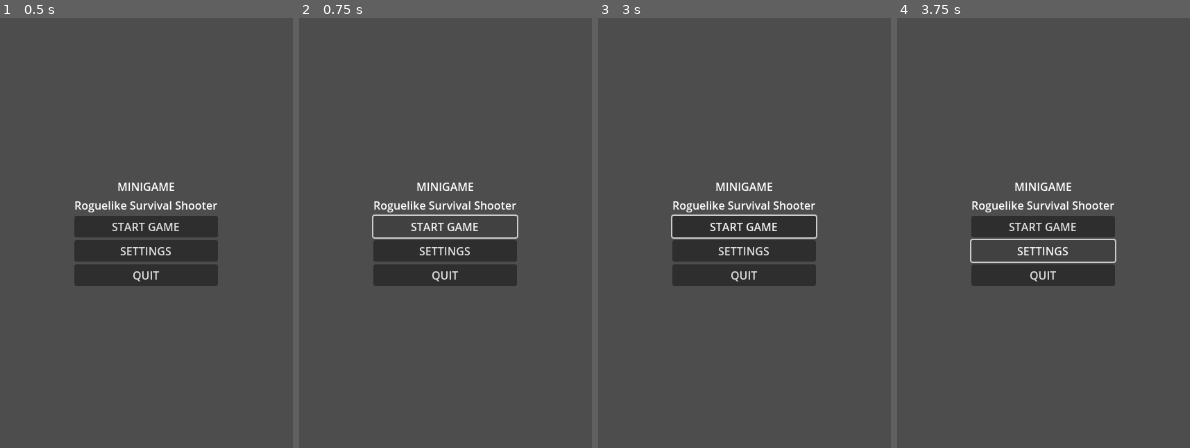
Above: before the commit, frames 1-4 (left to right).
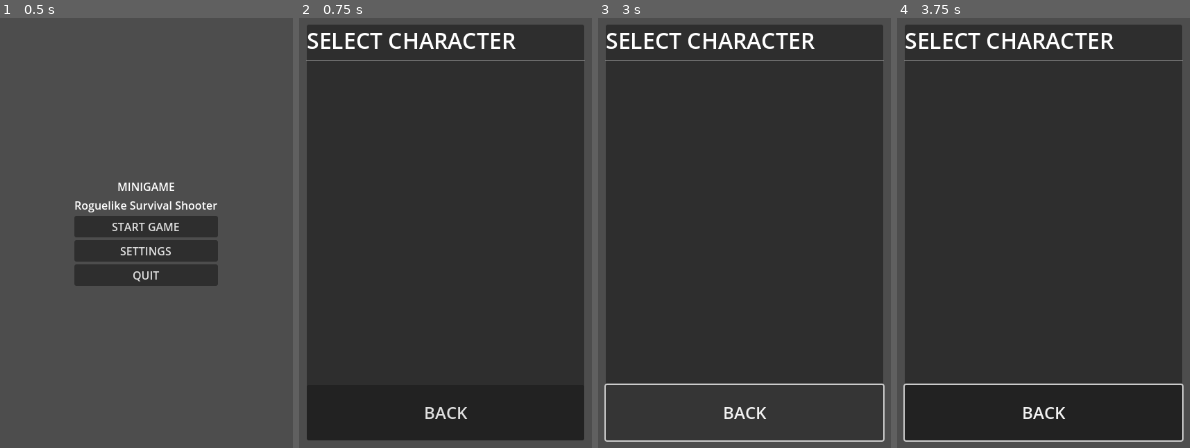
Above: after the commit, the same moments.

Repository: pengjipan/godot-minigame
Game: Godot game, scene res://scenes/menus/main_menu.tscn
Same seed, same stepped clock (60 frames per second), same inputs: the game is played once before the commit and once after it.
Inputs (mouse positions are in pixels of both pictures, inside the frame that each line leads up to):
- Up to frame 1 (0.5 s): no input
- Up to frame 2 (0.75 s): click "START GAME" at 0.5 s
- Up to frame 3 (3 s): click (744, 228) at 1.25 s, where only the run before the commit has a clickable "START GAME"; click (744, 228) at 2 s, where only the run before the commit has a clickable "START GAME"; click (744, 413) at 2.75 s, where only the run after the commit has a clickable "BACK"
- Up to frame 4 (3.75 s): click (1043, 250) at 3.5 s, where only the run before the commit has a clickable "SETTINGS"

Frame 1 is identical in both runs. In frame 2, 84% of the frame differs, in the area x 2-98%, y 1-99%; in frame 3, 73%; in frame 4, 85%.

Commit message:
Fix all remaining scene files missing ext_resource id attributes

Diff:
--- a/scenes/menus/character_select.tscn
+++ b/scenes/menus/character_select.tscn
@@ -1,11 +1,11 @@
 [gd_scene load_steps=2 format=3 uid="uid://d2opzppsx"]
 
-[ext_resource type="Script" path="res://scenes/menus/character_select.gd"]
+[ext_resource type="Script" path="res://scenes/menus/character_select.gd" id="1"]
 
 [node name="CharacterSelect" type="Control"]
 anchor_right = 1.0
 anchor_bottom = 1.0
-script = ExtResource("res://scenes/menus/character_select.gd")
+script = ExtResource("1")
 
 [node name="PanelContainer" type="PanelContainer" parent="."]
 anchor_left = 0.5
--- a/scenes/menus/game_over.tscn
+++ b/scenes/menus/game_over.tscn
@@ -1,11 +1,11 @@
 [gd_scene load_steps=2 format=3 uid="uid://d1a2q1t3h"]
 
-[ext_resource type="Script" path="res://scenes/menus/game_over.gd"]
+[ext_resource type="Script" path="res://scenes/menus/game_over.gd" id="1"]
 
 [node name="GameOver" type="Control"]
 anchor_right = 1.0
 anchor_bottom = 1.0
-script = ExtResource("res://scenes/menus/game_over.gd")
+script = ExtResource("1")
 
 [node name="PanelContainer" type="PanelContainer" parent="."]
 anchor_left = 0.5
--- a/scenes/tests/test_weapon_firing.tscn
+++ b/scenes/tests/test_weapon_firing.tscn
@@ -1,16 +1,16 @@
 [gd_scene load_steps=4 format=3 uid="uid://bd8ygvqd1"]
 
-[ext_resource type="PackedScene" uid="uid://d2aaxyc2c63qb" path="res://scenes/player/player.tscn"]
-[ext_resource type="PackedScene" uid="uid://c6t4v8h8h" path="res://scenes/weapons/weapon_base.tscn"]
-[ext_resource type="Script" path="res://scenes/tests/test_weapon_firing.gd"]
+[ext_resource type="PackedScene" uid="uid://d2aaxyc2c63qb" path="res://scenes/player/player.tscn" id="1"]
+[ext_resource type="PackedScene" uid="uid://c6t4v8h8h" path="res://scenes/weapons/weapon_base.tscn" id="2"]
+[ext_resource type="Script" path="res://scenes/tests/test_weapon_firing.gd" id="3"]
 
 [node name="TestWeaponFiring" type="Node2D"]
-script = ExtResource("res://scenes/tests/test_weapon_firing.gd")
+script = ExtResource("3")
 
-[node name="Player" parent="." instance=ExtResource("res://scenes/player/player.tscn")]
+[node name="Player" parent="." instance=ExtResource("1")]
 position = Vector2(540, 960)
 
-[node name="Weapon" parent="." instance=ExtResource("res://scenes/weapons/weapon_base.tscn")]
+[node name="Weapon" parent="." instance=ExtResource("2")]
 
 [node name="Label" type="Label" parent="."]
 text = "Test: Weapon Firing
--- a/scenes/ui/level_up_panel.tscn
+++ b/scenes/ui/level_up_panel.tscn
@@ -1,11 +1,11 @@
 [gd_scene load_steps=2 format=3 uid="uid://bpvqmm8f1"]
 
-[ext_resource type="Script" path="res://scenes/ui/level_up_panel.gd"]
+[ext_resource type="Script" path="res://scenes/ui/level_up_panel.gd" id="1"]
 
 [node name="LevelUpPanel" type="Control"]
 anchor_right = 1.0
 anchor_bottom = 1.0
-script = ExtResource("res://scenes/ui/level_up_panel.gd")
+script = ExtResource("1")
 
 [node name="PanelContainer" type="PanelContainer" parent="."]
 anchor_left = 0.5
--- a/scenes/ui/shop_panel.tscn
+++ b/scenes/ui/shop_panel.tscn
@@ -1,11 +1,11 @@
 [gd_scene load_steps=2 format=3 uid="uid://dkmv7qx1w"]
 
-[ext_resource type="Script" path="res://scenes/ui/shop_panel.gd"]
+[ext_resource type="Script" path="res://scenes/ui/shop_panel.gd" id="1"]
 
 [node name="ShopPanel" type="Control"]
 anchor_right = 1.0
 anchor_bottom = 1.0
-script = ExtResource("res://scenes/ui/shop_panel.gd")
+script = ExtResource("1")
 
 [node name="PanelContainer" type="PanelContainer" parent="."]
 anchor_left = 0.5
--- a/scenes/ui/virtual_joystick.tscn
+++ b/scenes/ui/virtual_joystick.tscn
@@ -1,6 +1,6 @@
 [gd_scene load_steps=2 format=3 uid="uid://dxmfv41m1"]
 
-[ext_resource type="Script" path="res://scenes/ui/virtual_joystick.gd"]
+[ext_resource type="Script" path="res://scenes/ui/virtual_joystick.gd" id="1"]
 
 [node name="VirtualJoystick" type="Control"]
 anchor_left = 0.0
@@ -11,7 +11,7 @@
 offset_top = -110.0
 offset_right = -10.0
 offset_bottom = -10.0
-script = ExtResource("res://scenes/ui/virtual_joystick.gd")
+script = ExtResource("1")
 base_radius = 50.0
 knob_radius = 30.0
 input_deadzone = 0.15
--- a/scenes/weapons/projectile.tscn
+++ b/scenes/weapons/projectile.tscn
@@ -1,12 +1,12 @@
 [gd_scene load_steps=3 format=3 uid="uid://dvdnmjnxl"]
 
-[ext_resource type="Script" path="res://scenes/weapons/projectile.gd"]
+[ext_resource type="Script" path="res://scenes/weapons/projectile.gd" id="1"]
 
-[sub_resource type="CircleShape2D" id="1"]
+[sub_resource type="CircleShape2D" id="CircleShape2D_1"]
 radius = 5.0
 
 [node name="Projectile" type="Area2D"]
-script = ExtResource("res://scenes/weapons/projectile.gd")
+script = ExtResource("1")
 
 [node name="Sprite" type="ColorRect" parent="."]
 offset_left = -5.0
--- a/scenes/weapons/weapon_base.tscn
+++ b/scenes/weapons/weapon_base.tscn
@@ -1,6 +1,6 @@
 [gd_scene load_steps=2 format=3 uid="uid://c6t4v8h8h"]
 
-[ext_resource type="Script" path="res://scenes/weapons/weapon_base.gd"]
+[ext_resource type="Script" path="res://scenes/weapons/weapon_base.gd" id="1"]
 
 [node name="Weapon" type="Node2D"]
-script = ExtResource("res://scenes/weapons/weapon_base.gd")
+script = ExtResource("1")
Not shown: 1 places in scenes/weapons/projectile.tscn that only renumber resources
